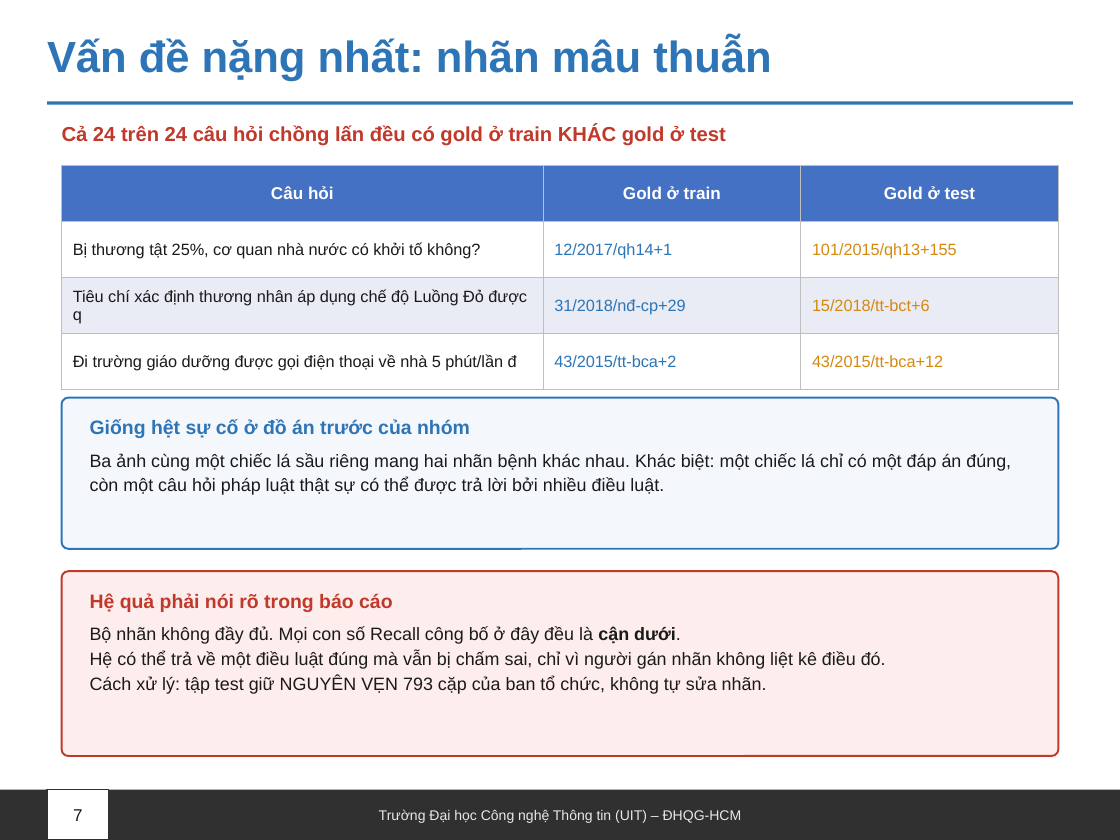
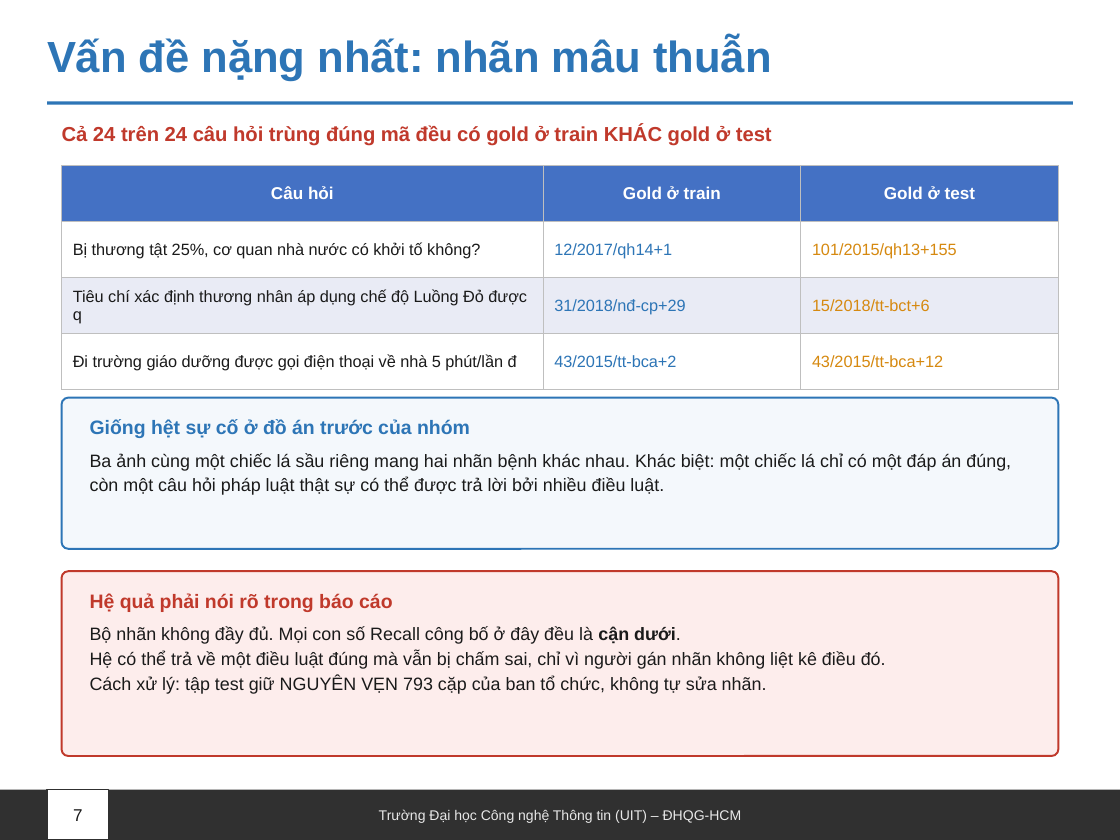
Before and after one commit to Messiac24/vietnamese-legal-retrieval-khong-dau, a slide deck: slide 7 of docs/slides/Nhom09_XLNNTN_BaoCao.pptx. Drawn at 1120x840 pixels with LibreOffice and Linux fonts; fonts in the diff are those of the drawing. Boxes give left, top, right and bottom in pixels: in the first picture for what was removed or moved away, otherwise in the second. Text is boxed around its words. In the diff, an @@ line names an element or a change of style, - is before the commit and + after.

```diff
--- a/docs/slides/Nhom09_XLNNTN_BaoCao.pptx
+++ b/docs/slides/Nhom09_XLNNTN_BaoCao.pptx
@@ text at (x1=62, y1=125, x2=772, y2=146): text changed @@
-Cả 24 trên 24 câu hỏi chồng lấn đều có gold ở train KHÁC gold ở test
+Cả 24 trên 24 câu hỏi trùng đúng mã đều có gold ở train KHÁC gold ở test
```
Also in this commit, not shown: 5 other slides changed, 24 other files.
